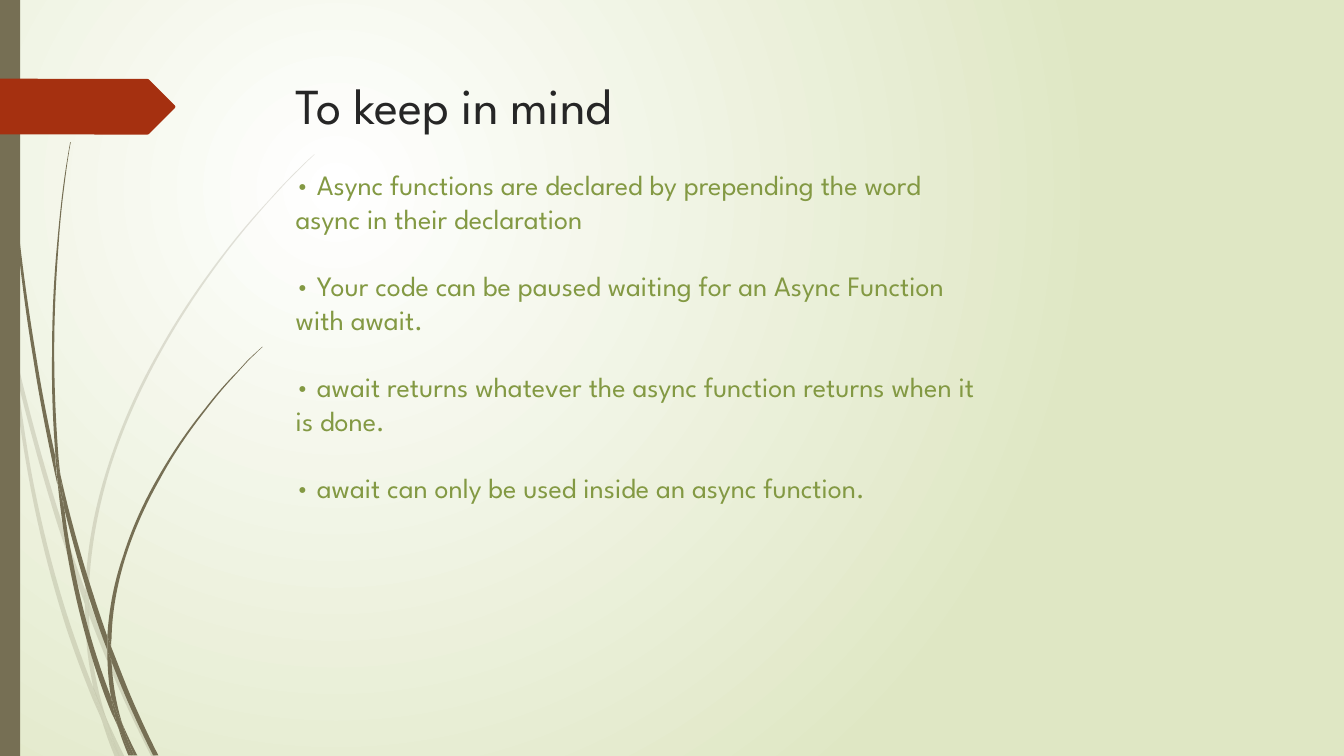
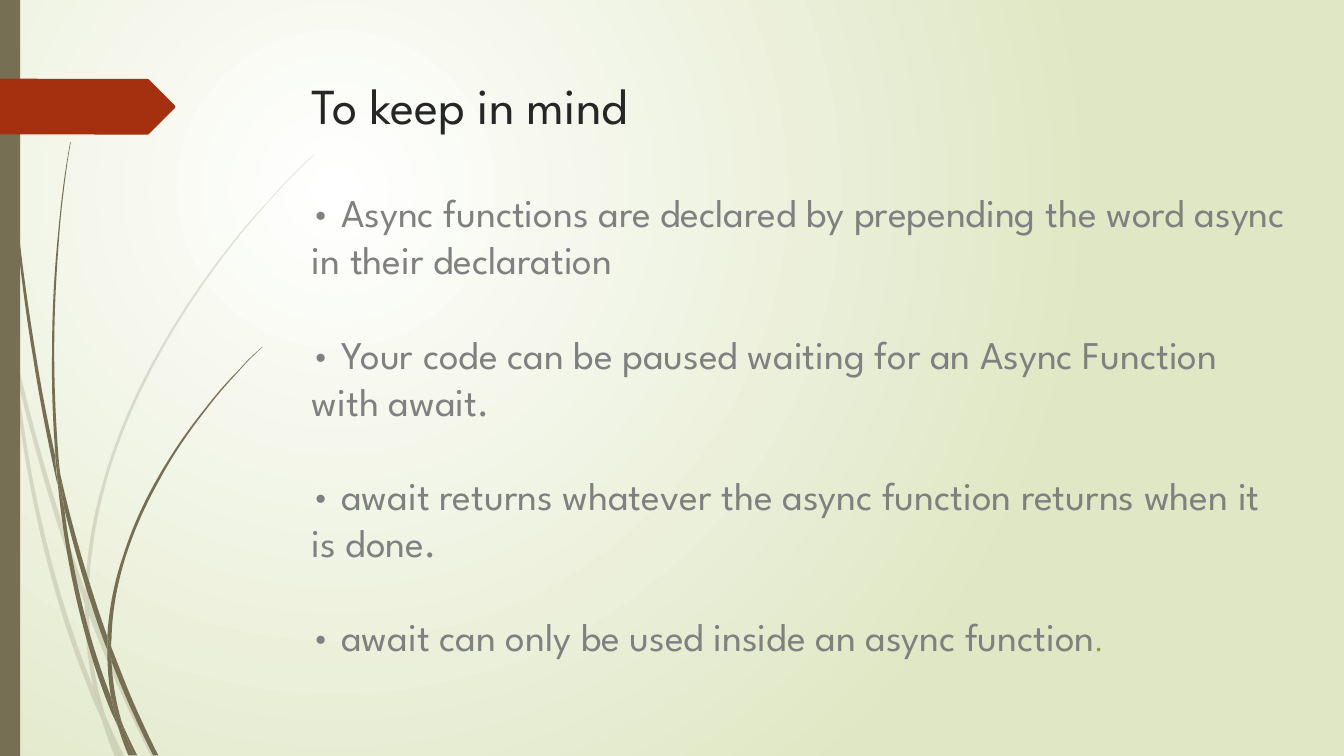
Before and after one commit to AnkitPrakash687/sphero_tutorial, a slide deck: slide 11 of SPHERO.pptx. Drawn at 1344x756 pixels with LibreOffice and Linux fonts; fonts in the diff are those of the drawing. Boxes give left, top, right and bottom in pixels: in the first picture for what was removed or moved away, otherwise in the second. Text is boxed around its words. In the diff, an @@ line names an element or a change of style, - is before the commit and + after.

Commit message:
updated async and await part of PPT

```diff
--- a/SPHERO.pptx
+++ b/SPHERO.pptx
@@ title "To keep in mind" moved from (x1=296, y1=89, x2=612, y2=135) to (x1=312, y1=89, x2=628, y2=135) @@
@@ text "• Async functions are declared ..." moved from (x1=296, y1=175, x2=974, y2=504) to (x1=312, y1=199, x2=1285, y2=659) @@
@@ text "• Async functions are declared ..." at (x1=312, y1=199, x2=1285, y2=659): size 20 to 28 pt, text colour #839943 to #808080 @@
```
Also in this commit, not shown: 2 other slides changed.
